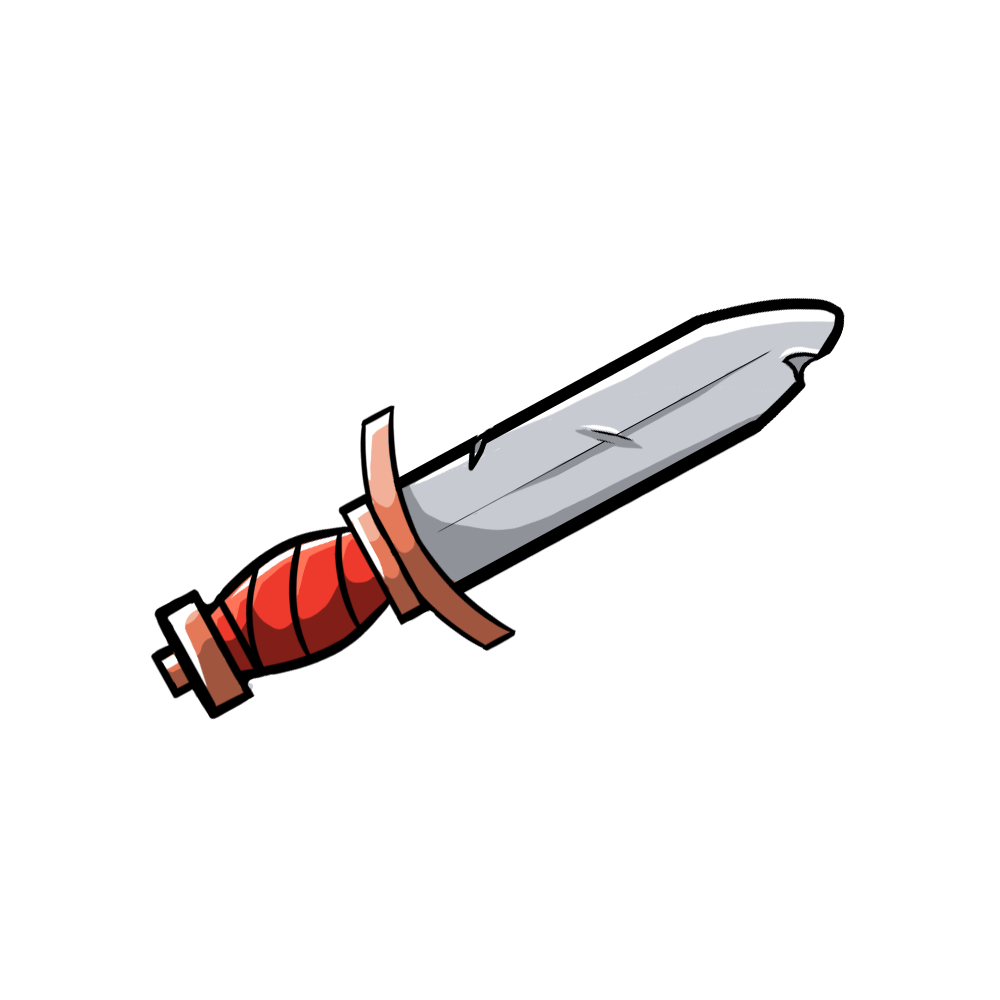
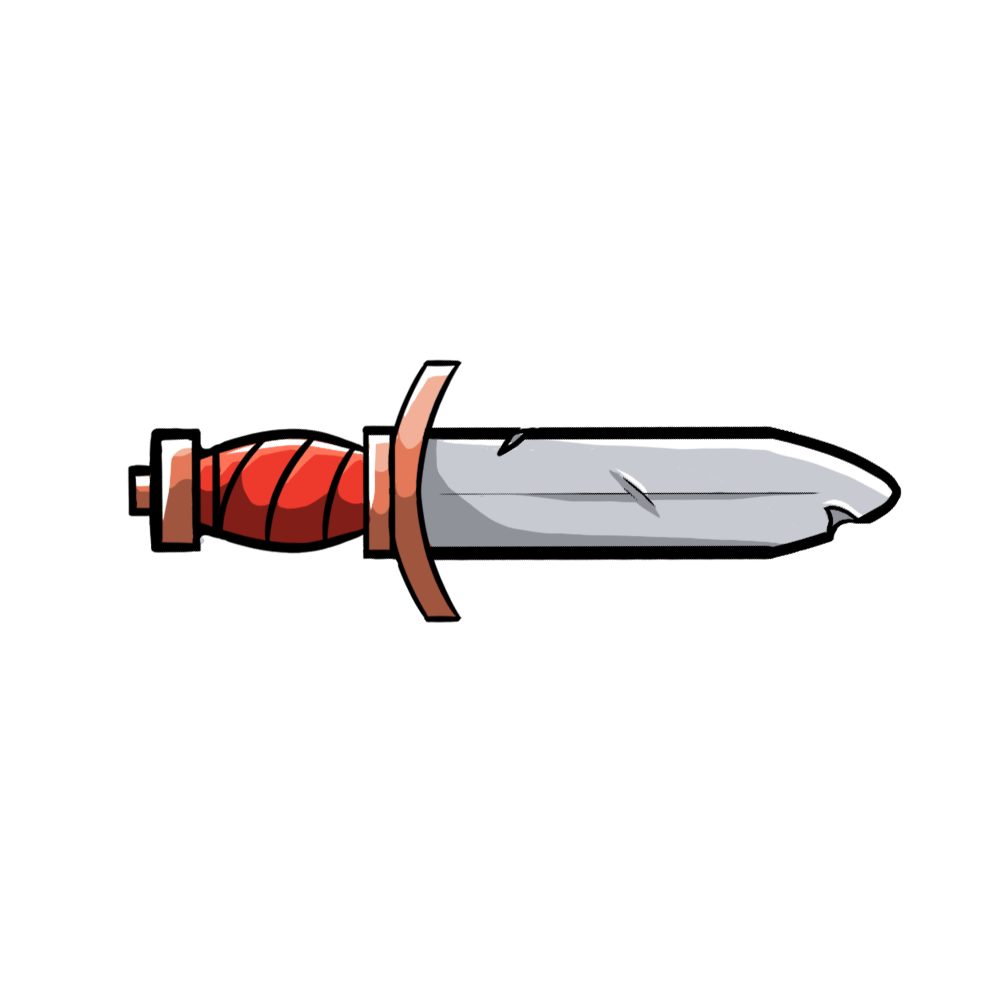
Two versions of the same layered image (1000x1000). Layer-by-layer changes:
painted on "Lineart" (2nd of 2, in "Lineart") over [127,297,902,720]
painted on "Shine" over [127,303,901,689]
painted on "Light" over [143,307,902,635]
painted on "Shadow" over [127,352,862,717]
painted on "Copper Light" over [127,359,505,673]
painted on "Copper" over [130,359,512,710]
painted on "Cloth" over [196,437,387,676]
painted on "Base" over [131,301,895,711]
